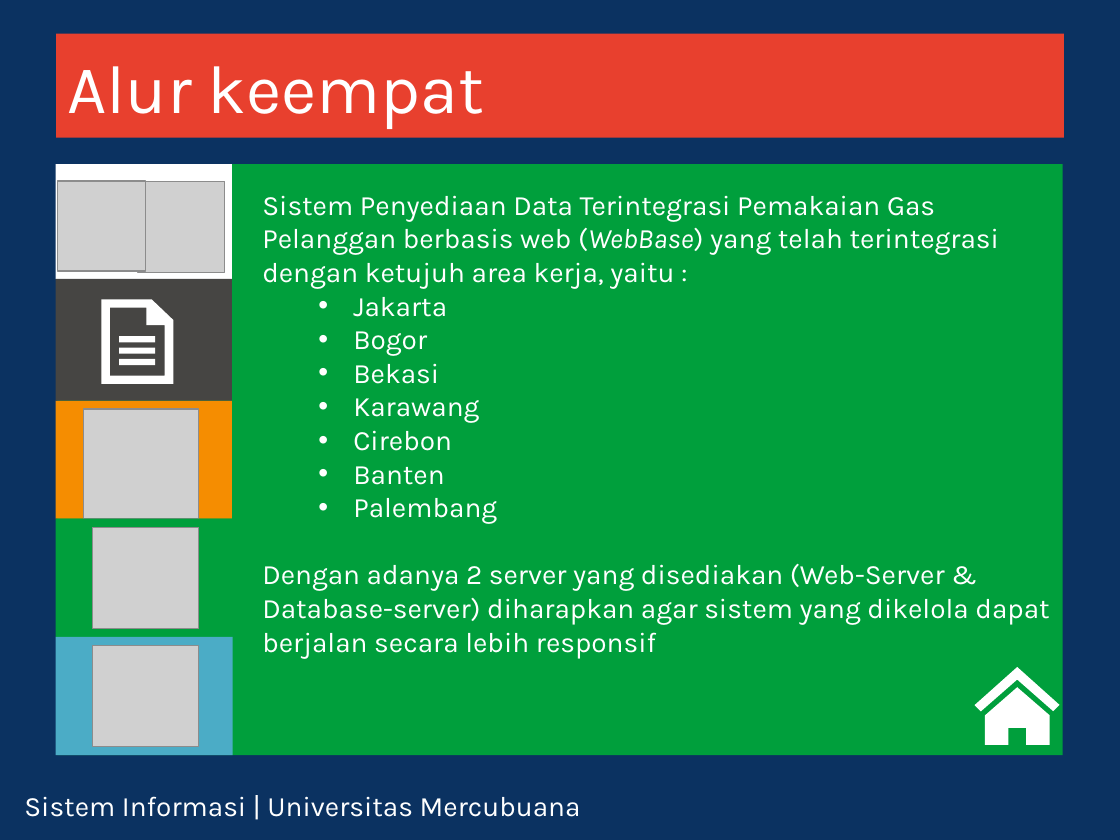
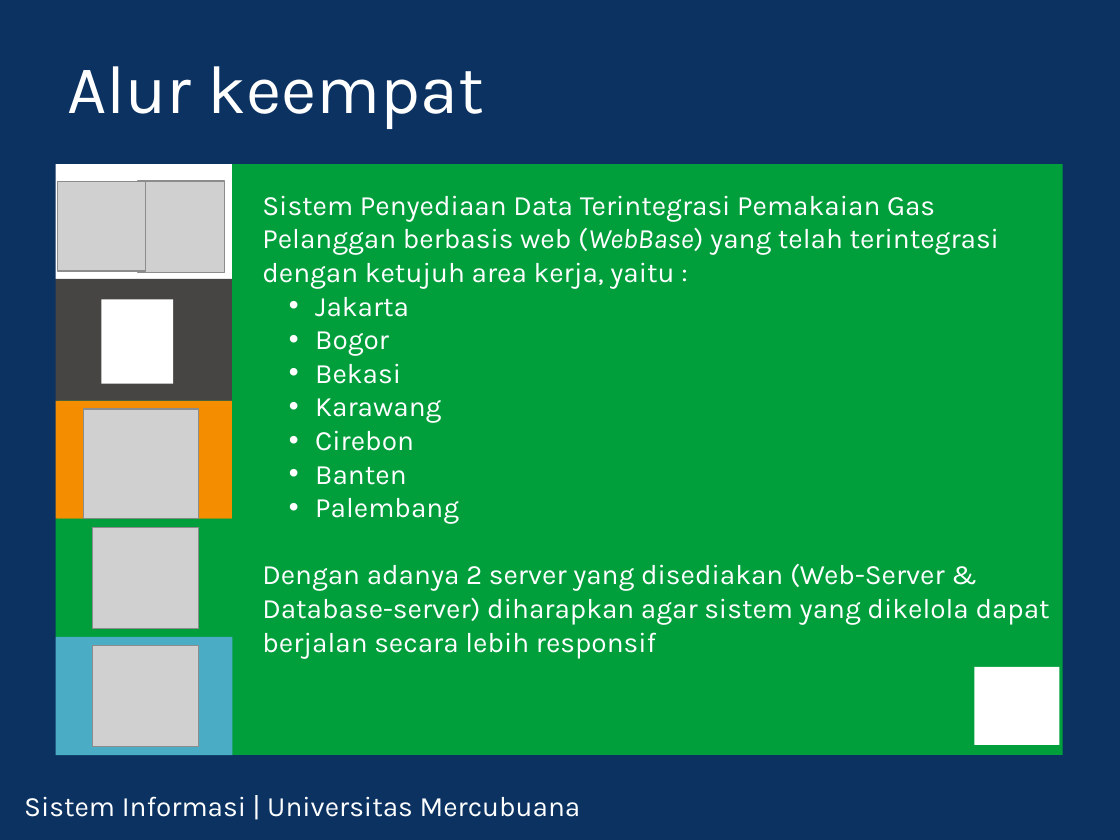
Before and after one commit to feldy/pgn, a slide deck: slide 8 of doc/ppt_new/metro-ui-style.pptx. Drawn at 1120x840 pixels with LibreOffice and Linux fonts; fonts in the diff are those of the drawing; grey boxes stand for pictures; background and template pictures are left out. Boxes give left, top, right and bottom in pixels: in the first picture for what was removed or moved away, otherwise in the second. Text is boxed around its words. In the diff, an @@ line names an element or a change of style, - is before the commit and + after.

```diff
--- a/doc/ppt_new/metro-ui-style.pptx
+++ b/doc/ppt_new/metro-ui-style.pptx
@@ text "Alur keempat": place and size @@
-text "Alur keempat" at [56, 34, 1064, 138]
+text "Alur keempat" at [67, 66, 484, 129]
@@ text "Alur keempat" at [67, 66, 484, 129]: fill #E8402E to none @@
@@ freeform shape removed at [102, 299, 174, 383] @@
@@ rectangle added at [102, 299, 174, 383], fill #FFFFFF @@
@@ text at [315, 297, 459, 524]: indent changed @@
@@ freeform shape removed at [974, 666, 1060, 745] @@
@@ rectangle added at [974, 668, 1060, 746], fill #FFFFFF @@
```
Also in this commit, not shown: 8 other slides changed, 13 other files.
